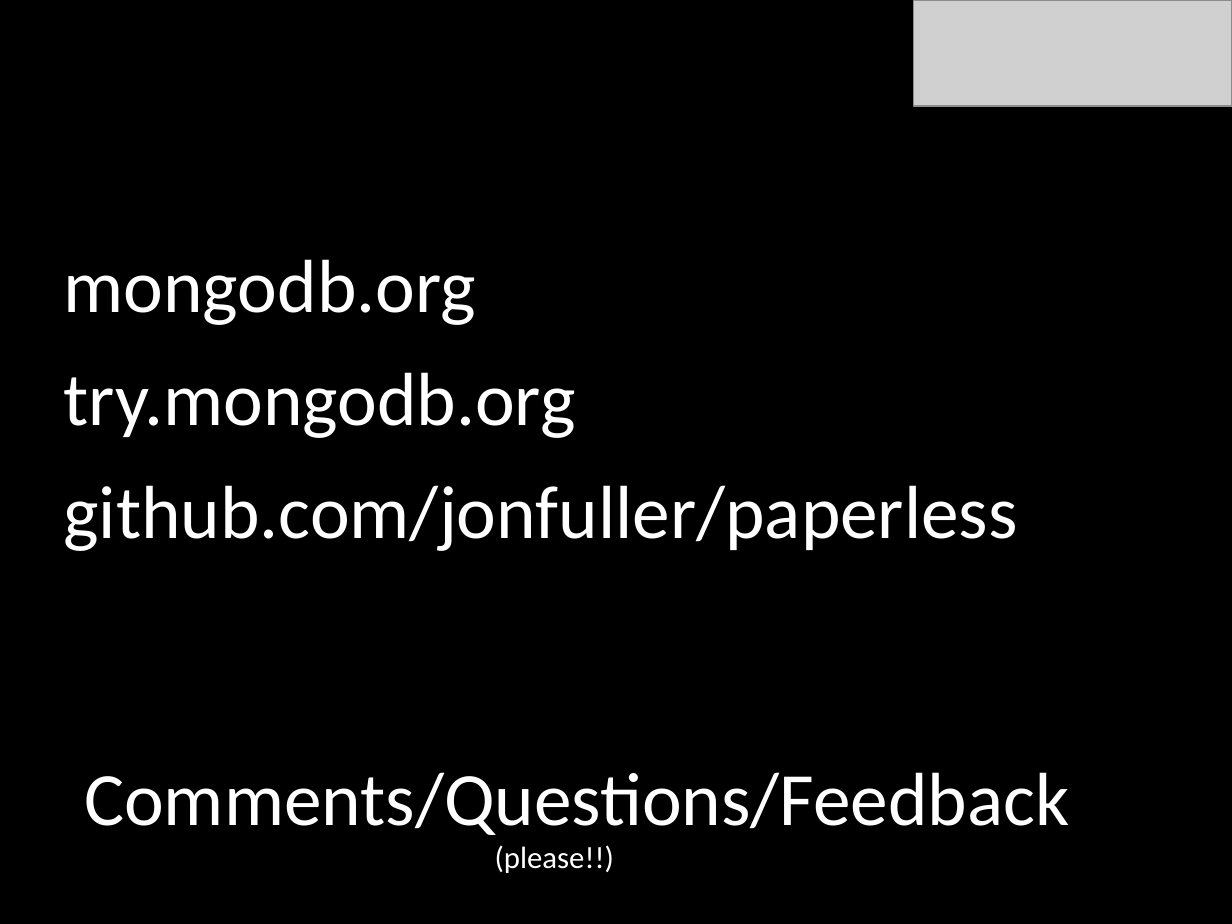
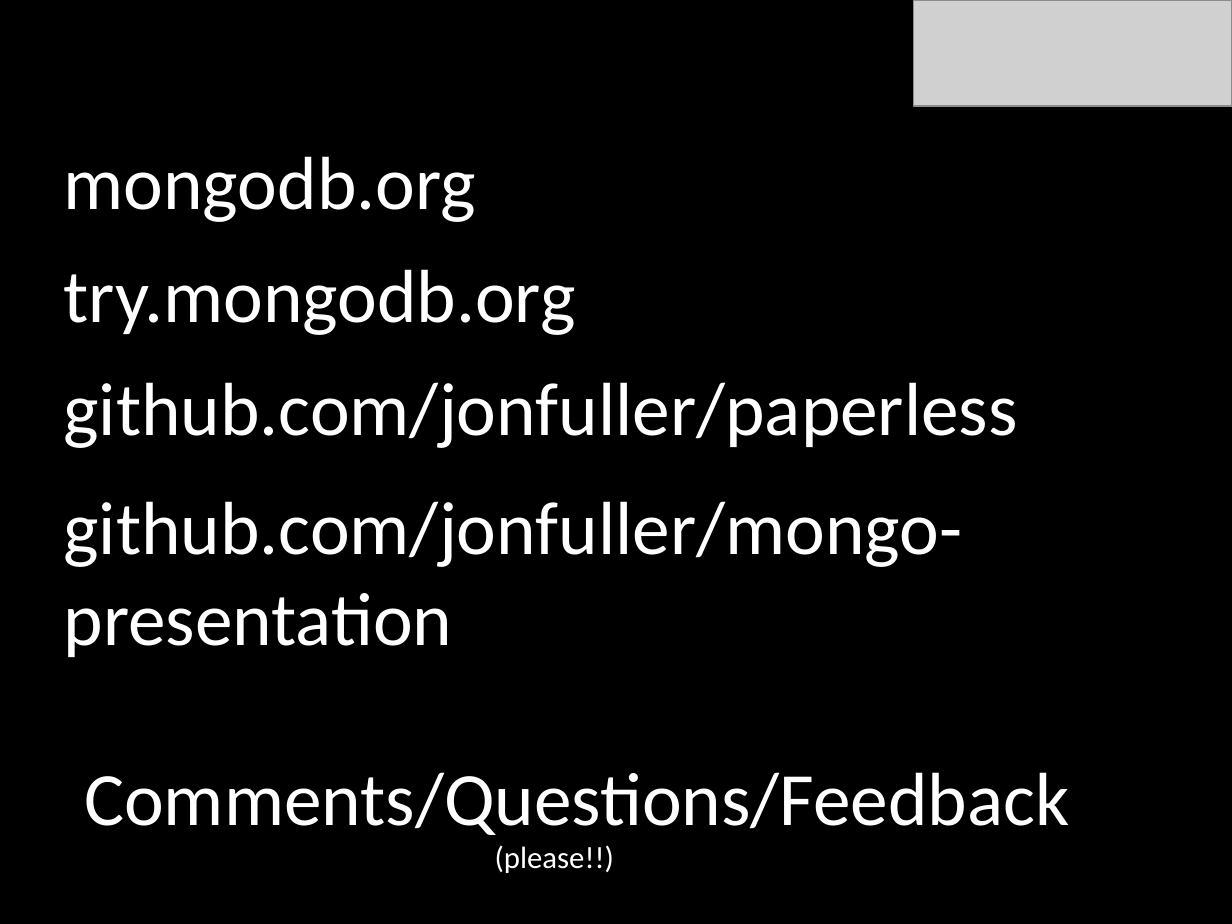
Before and after one commit to jonfuller/presentations, a slide deck: slide 34 of mongo.pptx (slide 33 before the commit). Drawn at 1232x924 pixels with LibreOffice and Linux fonts; fonts in the diff are those of the drawing; grey boxes stand for pictures. Boxes give left, top, right and bottom in pixels: in the first picture for what was removed or moved away, otherwise in the second. Text is boxed around its words. In the diff, an @@ line names an element or a change of style, - is before the commit and + after.

```diff
--- a/mongo.pptx
+++ b/mongo.pptx
@@ title "mongodb.org": place and size @@
-title "mongodb.org" at (64, 259, 476, 325)
+title "mongodb.org" at (64, 156, 476, 222)
@@ text "try.mongodb.org": place and size @@
-text "try.mongodb.org" at (64, 372, 576, 438)
+text "try.mongodb.org" at (64, 269, 576, 335)
@@ text "github.com/jonfuller/paperless": place and size @@
-text "github.com/jonfuller/paperless" at (64, 485, 1018, 551)
+text "github.com/jonfuller/paperless" at (64, 382, 1018, 448)
@@ text added at (64, 501, 963, 657), 44 pt, text #FFFFFF @@
+github.com/jonfuller/mongo-presentation
```
Also in this commit, not shown: 5 other slides changed, 1 slide added.
